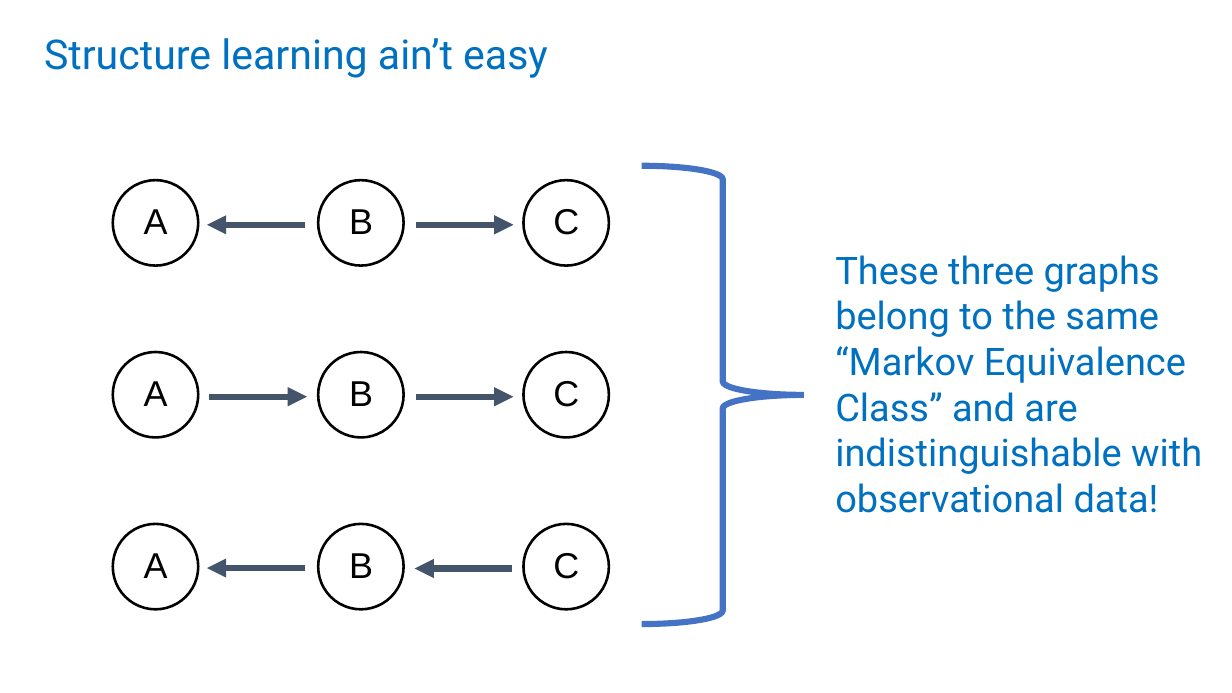
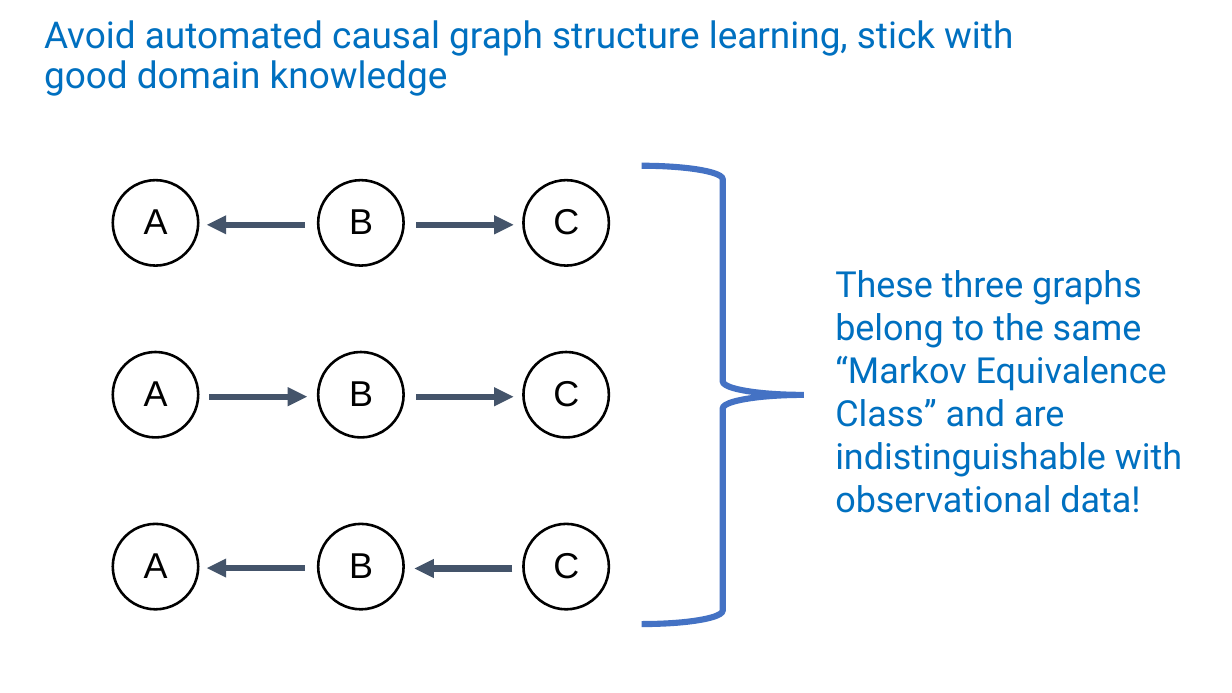
Before and after one commit to ronikobrosly/scipy_2022_causal_inference_tutorial, a slide deck: slide 40 of slides/tutorial_slides.pptx (slide 63 before the commit). Drawn at 1232x693 pixels with LibreOffice and Linux fonts; fonts in the diff are those of the drawing. Boxes give left, top, right and bottom in pixels: in the first picture for what was removed or moved away, otherwise in the second. Text is boxed around its words. In the diff, an @@ line names an element or a change of style, - is before the commit and + after.

```diff
--- a/slides/tutorial_slides.pptx
+++ b/slides/tutorial_slides.pptx
@@ title at (44, 20, 1013, 96): text changed; size 32 to 28.8 pt @@
-Structure learning ain’t easy
+Avoid automated causal graph structure learning, stick with good domain knowledge
@@ text "These three graphs belong to ...": place and size @@
-text "These three graphs belong to ..." at (835, 255, 1202, 513)
+text "These three graphs belong to ..." at (835, 270, 1182, 513)
@@ text "These three graphs belong to ..." at (835, 270, 1182, 513): size 29.6 to 28 pt @@
```
Also in this commit, not shown: 15 other slides changed, 6 slides added, 24 slides removed, 1 other file.
